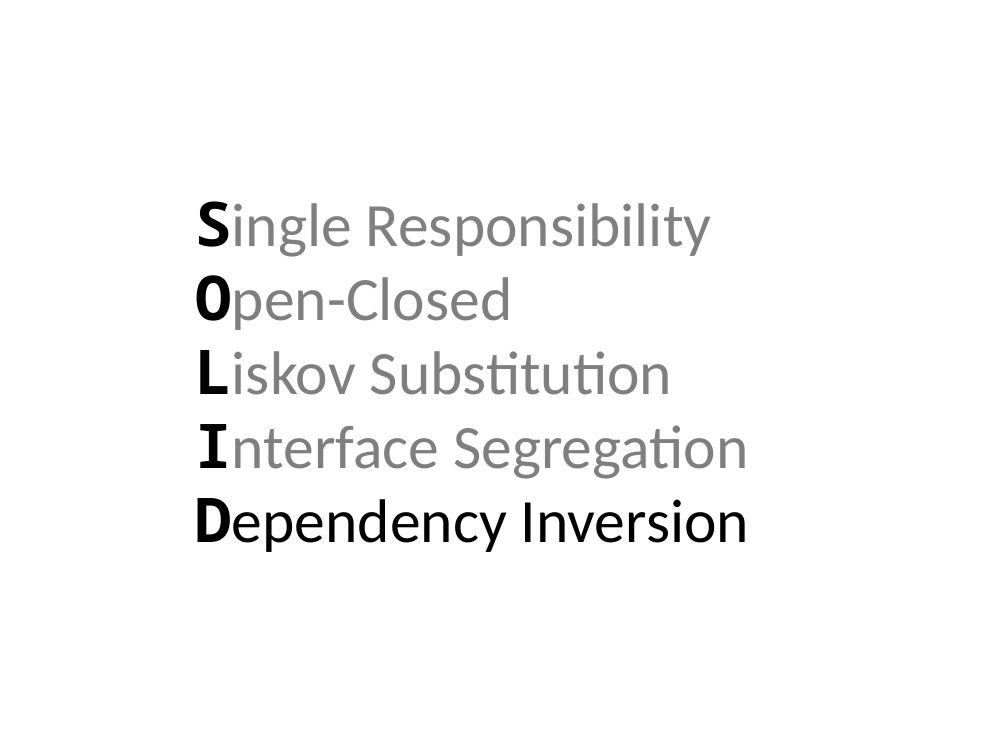
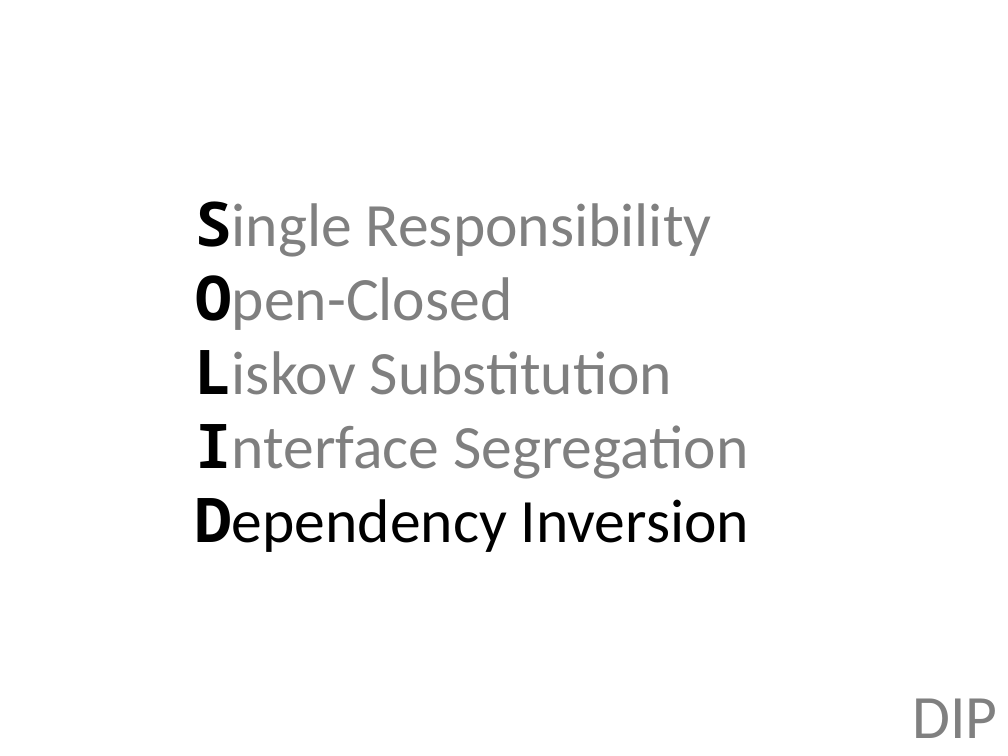
Before and after one commit to jonfuller/presentations, a slide deck: slide 10 of dependencies/dependencies.pptx. Drawn at 1008x756 pixels with LibreOffice and Linux fonts; fonts in the diff are those of the drawing. Boxes give left, top, right and bottom in pixels: in the first picture for what was removed or moved away, otherwise in the second. Text is boxed around its words. In the diff, an @@ line names an element or a change of style, - is before the commit and + after.

```diff
--- a/dependencies/dependencies.pptx
+++ b/dependencies/dependencies.pptx
@@ text added at (913,698,998,738), 44 pt, text #808080 @@
+DIP
```
Also in this commit, not shown: 1 other slide changed, 1 slide added, 1 slide removed.
